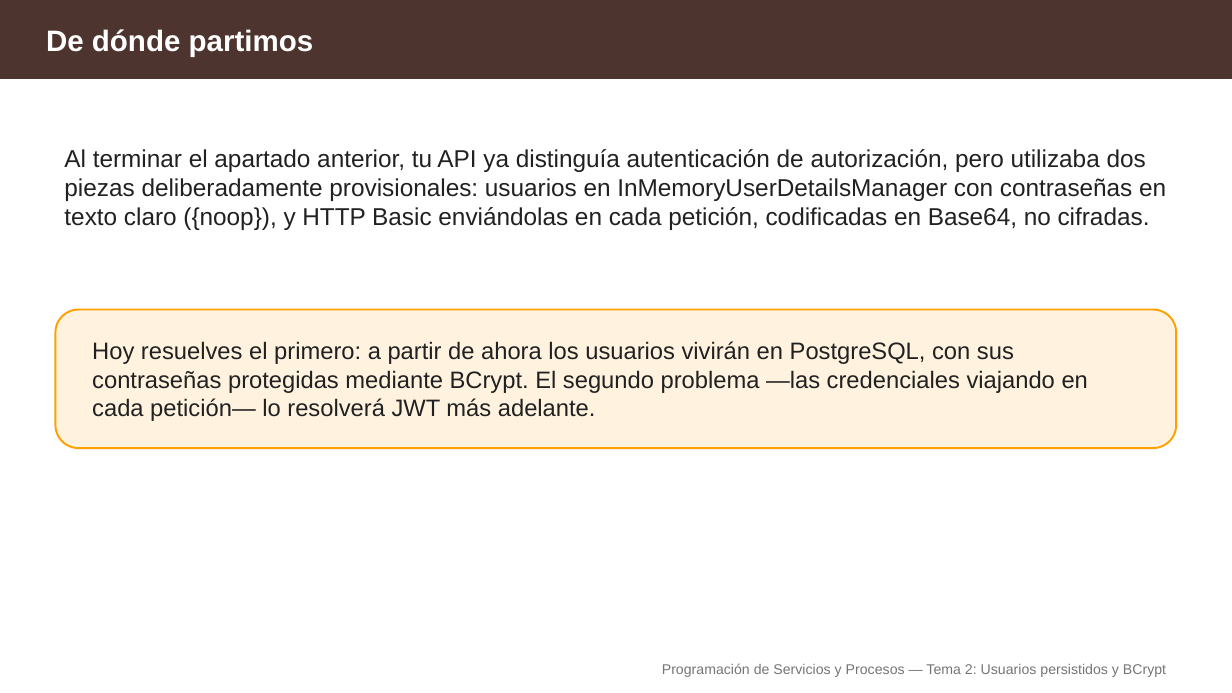
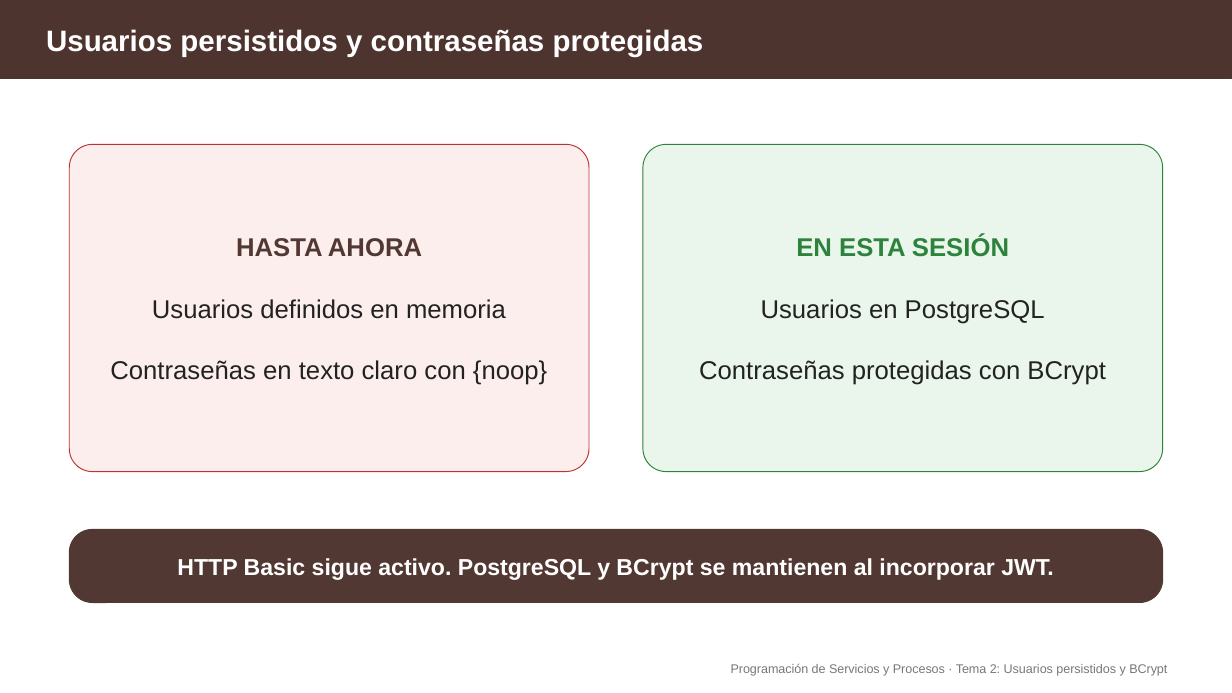
Before and after one commit to aitorventura/programacion-servicios-procesos, a slide deck: slide 2 of docs/tema2/diapositivas/usuarios-persistidos-bcrypt.pptx. Drawn at 1232x693 pixels with LibreOffice and Linux fonts; fonts in the diff are those of the drawing. Boxes give left, top, right and bottom in pixels: in the first picture for what was removed or moved away, otherwise in the second. Text is boxed around its words. In the diff, an @@ line names an element or a change of style, - is before the commit and + after.

Commit message:
imagenes tema2

```diff
--- a/docs/tema2/diapositivas/usuarios-persistidos-bcrypt.pptx
+++ b/docs/tema2/diapositivas/usuarios-persistidos-bcrypt.pptx
@@ text at (x1=46, y1=29, x2=704, y2=56): text changed @@
-De dónde partimos
+Usuarios persistidos y contraseñas protegidas
@@ rounded rectangle "HASTA AHORA" resized from (x1=64, y1=149, x2=1166, y2=230) to (x1=69, y1=144, x2=589, y2=471) @@
@@ rounded rectangle "HASTA AHORA" at (x1=69, y1=144, x2=589, y2=471): vertical alignment top to middle; fill none to #FDEEEE; outline none to #BC3333 0.75 pt @@
@@ rounded rectangle "EN ESTA SESIÓN" resized from (x1=55, y1=310, x2=1177, y2=448) to (x1=643, y1=144, x2=1163, y2=471) @@
@@ rounded rectangle "EN ESTA SESIÓN" at (x1=643, y1=144, x2=1163, y2=471): fill #FFF3E0 to #EAF6EC; outline #FFA000 1.5 pt to #2D823C 0.75 pt; proportions changed @@
@@ text in rounded rectangle at (x1=110, y1=238, x2=547, y2=385): text changed; size 19 to 20 pt; text colour #212121 to #222222 @@
-Al terminar el apartado anterior, tu API ya distinguía autenticación de autorización, pero utilizaba dos piezas deliberadamente provisionales: usuarios en InMemoryUserDetailsManager con contraseñas en texto claro ({noop}), y HTTP Basic enviándolas en cada petición, codificadas en Base64, no cifradas.
+HASTA AHORA
+Usuarios definidos en memoria
+Contraseñas en texto claro con {noop}
@@ text in rounded rectangle at (x1=699, y1=235, x2=1106, y2=385): text added @@
+EN ESTA SESIÓN
+Usuarios en PostgreSQL
+Contraseñas protegidas con BCrypt
@@ text removed at (x1=92, y1=341, x2=1088, y2=421) @@
-Hoy resuelves el primero: a partir de ahora los usuarios vivirán en PostgreSQL, con sus contraseñas protegidas mediante BCrypt. El segundo problema —las credenciales viajando en cada petición— lo resolverá JWT más adelante.
@@ rounded rectangle added at (x1=69, y1=530, x2=1163, y2=603), fill #523832, outline #523832 0.75 pt, 18 pt, text #FFFFFF, bold @@
+HTTP Basic sigue activo. PostgreSQL y BCrypt se mantienen al incorporar JWT.
@@ text at (x1=731, y1=664, x2=1167, y2=676): text changed; size 11 to 9.8 pt; text colour #757575 to #787878 @@
-Programación de Servicios y Procesos — Tema 2: Usuarios persistidos y BCrypt
+Programación de Servicios y Procesos · Tema 2: Usuarios persistidos y BCrypt
```
Also in this commit, not shown: 13 other slides changed, 8 slides added, 14 slides removed, 16 other files.
